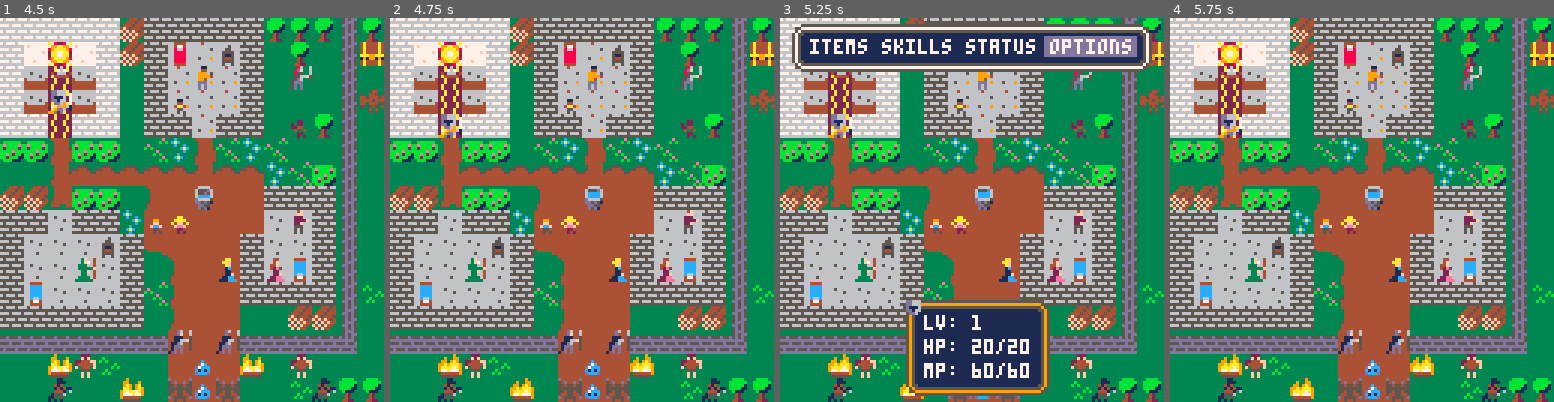
Above: before the commit, frames 1-4 (left to right).
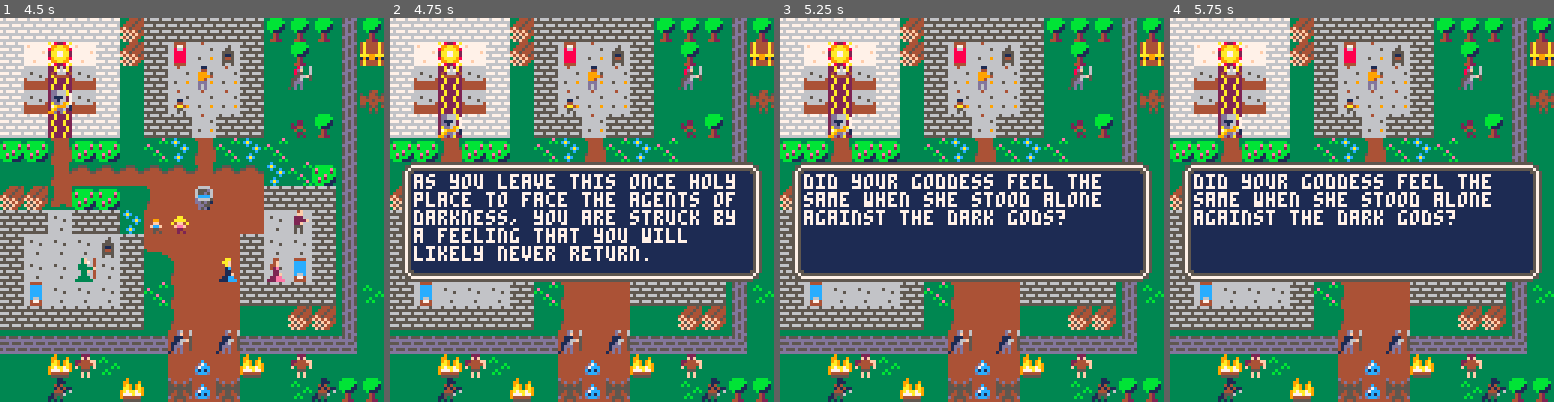
Above: after the commit, the same moments.

Repository: williamjohnson492015/pico-8
Game: PICO-8 cartridge knightsofpower.p8
Two runs of this game, one before a commit and one after it. Both use one fixed random seed, a clock stepped at 60 frames per second and the inputs below.
Inputs:
- Up to frame 1 (4.5 s): tap O (Z key) at 0.33, 0.7, 1.43, 2.22, 3.1, 3.98 s; tap X (X key) at 1.07, 2.07, 2.4, 2.73, 3.07, 3.4, 3.73, 4.07, 4.4 s; hold Left 1.97-2.37 s; hold Down 2.42-2.82 s; hold Right 2.87-3.53 s; hold Up 3.58-4.08 s; hold Right from 4.13 s (still down)
- Up to frame 2 (4.75 s): release Right at 4.53 s; hold Down from 4.58 s (still down); tap X (X key) at 4.73 s
- Up to frame 3 (5.25 s): tap O (Z key) at 4.87 s; tap X (X key) at 5.07 s; release Down at 5.08 s; hold Left from 5.13 s (still down)
- Up to frame 4 (5.75 s): keep holding Left; tap X (X key) at 5.4, 5.73 s

Frame 1 is identical in both runs. In frame 2, 29% of the frame differs, in the area x 3-97%, y 37-100%; in frame 3, 48%, in the area x 3-97%, y 1-100%; in frame 4, 29%.

Commit message:
Update knightsofpower.p8
Implemented basic text system with self switches and conditional iteration; updated text_data schema to accommodate setting up the new features; made a few minor tweaks to save tokens as they came up

Diff:
--- a/knightsofpower.p8
+++ b/knightsofpower.p8
@@ -752,14 +752,16 @@
 end
 
 function draw_text(rows,col,x,y)
+	--local iterate=iterate or false
+	--local text_index=text_index or 0
 	local rows=rows or 4
 	local col=col or 14
 	local x=x or 4
 	local y=y or 48
 	--end
 
-	if (active_text) then
-		if (scene=="game") then
+	if active_text then
+		if scene=="game" then
 			textx=mapx*8+x
 			texty=mapy*8+y
 		else
@@ -1157,6 +1158,12 @@
 
 	interact(newx,newy)
 
+	if newx~=p.x or newy~=p.y then
+		if cleaned_reads==false then
+			clean_reads()
+		end
+	end
+
 	if (can_move(newx,newy)) then
 		p.x=mid(0,newx,127)
 		p.y=mid(0,newy,63)
@@ -1167,7 +1174,7 @@
 
 function interact(x,y)
 	--check for text
-	if (is_tile(text,x,y)) then
+	if is_tile(text,x,y) then
 		active_text=get_text(x,y)
 	end
 end
@@ -1189,7 +1196,7 @@
 	,62]],",")
 	anim2=split([[13,15,29,45,61
 	,63]],",")
-	text=split([[22,24,37,63]],",")
+	text=split([[26,63]],",")
 	lose={}
 	win={}
 	cutscene={}
@@ -1249,32 +1256,83 @@
 --cutscene code
 
 function text_setup()
-	texts={}
-	variables={}
-	quests={}
-	conversations={}
-	cutscenes={}
+	--story variables
+	story_beat=0
+	next_text=0
+	cleaned_reads=true
+
+	--setup tables
+	text_data={}
+	cutscene_data={}
 
 	--common text
 	locked_door="the door is locked.\nperhaps there's a\nkey nearby..."
 
 	--adding text to dictionary
-	add_text(1,3,"first sign!")
-	add_text(7,3,"oh, look!\na sign!")
-	add_text(8,1,"a key!")
-	add_text(12,2,"a chest!\nthere's 10 gold inside!")
-	add_text(7,13,locked_door)
-
-
-
-end
-
-function add_text(x,y,message,selfswitch,switch)
-	texts[x+y*128]=message
+ add_text(2,4,1,false,true,"",0,0,"as you leave this once holy \nplace to face the agents of \ndarkness, you are struck by \na feeling that you will \nlikely never return.")
+ add_text(2,4,2,true,true,"",0,1,"did your goddess feel the \nsame when she stood alone \nagainst the dark gods?")
+
+end
+
+function add_text(x,y,order,text_end,set_selfswitch,switch,story_req,set_story,text)
+--x,y that triggers it
+--the boolean here is being set for normal iteration as false by default
+--order of text as a number
+--text_end is a boolean,false means there is more,true means it is the end
+--set_selfswitch is a boolean, false will allow repeats, true will not allow repeats
+--the boolean here is being set for normal selfswitch use if being used, false by default
+--switch is a string that will be looked up if true otherwise ignore
+--story_req is a num of the required story_beat, if 0 then doesn't matter
+--set_story sets the story beat
+	add(text_data,{x+y*128,false,order,text_end,set_selfswitch,false,switch,story_req,set_story,text})
 end
 
 function get_text(x,y)
-	return texts[x+y*128]
+--search texts for x and y
+	local index=x+y*128
+	local exists=exists_in(text_data,index)
+
+	--does something exist on this tile?
+	if exists then
+		exists+=next_text
+		local index,read,order,text_end,set_self,self,switch,story_req,set_story,text=unpack(text_data[exists])
+		--show text
+		if read then
+			return nil
+		else
+			--update read
+			text_data[exists][2]=true
+			--update selfswitch as needed
+			if set_self then
+				text_data[exists][6]=true
+			end
+			--iterate if needed
+			if text_end then
+				next_text=0
+				--setup cleaner
+				cleaned_reads=false
+			else
+				next_text+=1
+			end
+			--send text
+			return text
+		end
+	else
+		--nothing was found for this tile
+		return nil
+	end
+end
+
+function clean_reads()
+--if selfswitch is false,then
+--update reads set to true from
+--interactions
+	for i=1,#text_data do
+		if text_data[i][6]==false and text_data[i][2] then
+			text_data[i][2]=false
+		end
+	end
+	cleaned_reads=true
 end
 
 function add_cutscene(map_num,seq,switch,obj,action,key,dest,frames,text)
